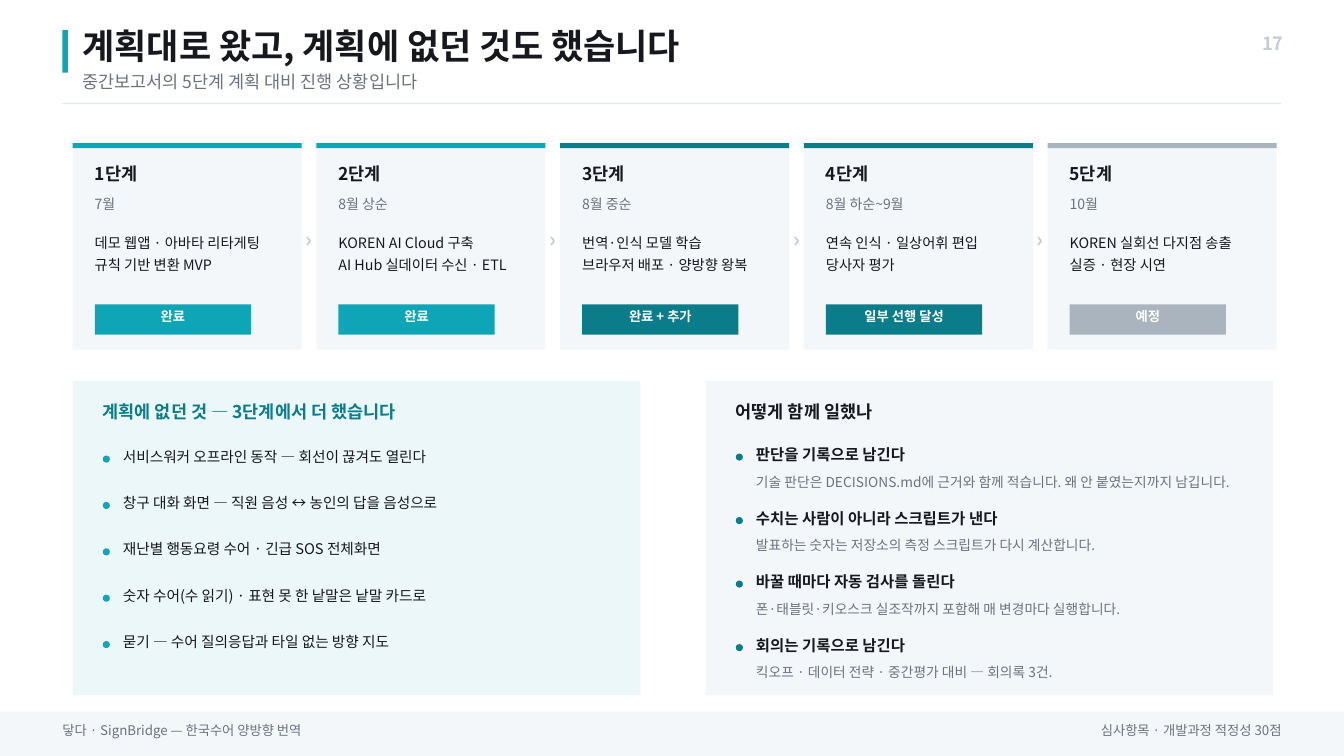
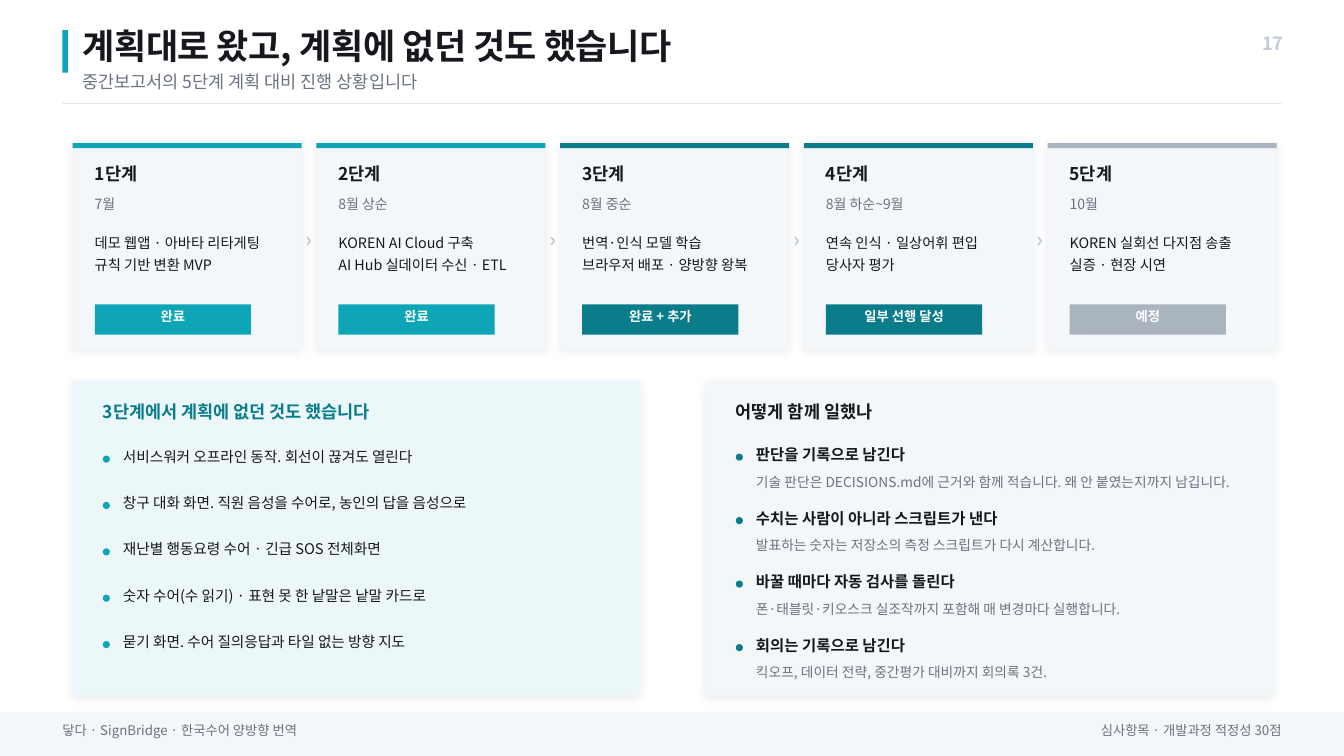
Before and after one commit to BioCode67/signbridge, a slide deck: slide 17 of ppt/제출/중간평가 발표자료_닿다.pptx. Drawn at 1344x756 pixels with LibreOffice and Linux fonts; fonts in the diff are those of the drawing. Boxes give left, top, right and bottom in pixels: in the first picture for what was removed or moved away, otherwise in the second. Text is boxed around its words. In the diff, an @@ line names an element or a change of style, - is before the commit and + after.

```diff
--- a/ppt/제출/중간평가 발표자료_닿다.pptx
+++ b/ppt/제출/중간평가 발표자료_닿다.pptx
@@ text "계획대로 왔고, 계획에 없던 것도 ..." at box(83, 29, 671, 67): letter spacing 0 to -0.3 pt @@
@@ rectangle at box(73, 381, 640, 696): shadow on @@
@@ rectangle at box(706, 381, 1273, 696): shadow on @@
@@ text at box(103, 403, 370, 420): text changed @@
-계획에 없던 것 — 3단계에서 더 했습니다
+3단계에서 계획에 없던 것도 했습니다
@@ text at box(123, 450, 412, 463): text changed @@
-서비스워커 오프라인 동작 — 회선이 끊겨도 열린다
+서비스워커 오프라인 동작. 회선이 끊겨도 열린다
@@ text at box(123, 495, 467, 511): text changed @@
-창구 대화 화면 — 직원 음성 ↔ 농인의 답을 음성으로
+창구 대화 화면. 직원 음성을 수어로, 농인의 답을 음성으로
@@ text at box(123, 634, 405, 648): text changed @@
-묻기 — 수어 질의응답과 타일 없는 방향 지도
+묻기 화면. 수어 질의응답과 타일 없는 방향 지도
@@ text at box(756, 665, 1047, 680): text changed @@
-킥오프 · 데이터 전략 · 중간평가 대비 — 회의록 3건.
+킥오프, 데이터 전략, 중간평가 대비까지 회의록 3건.
@@ text at box(62, 724, 297, 739): text changed @@
-닿다 · SignBridge — 한국수어 양방향 번역
+닿다 · SignBridge · 한국수어 양방향 번역
```
Also in this commit, not shown: 21 other slides changed, 50 other files.
